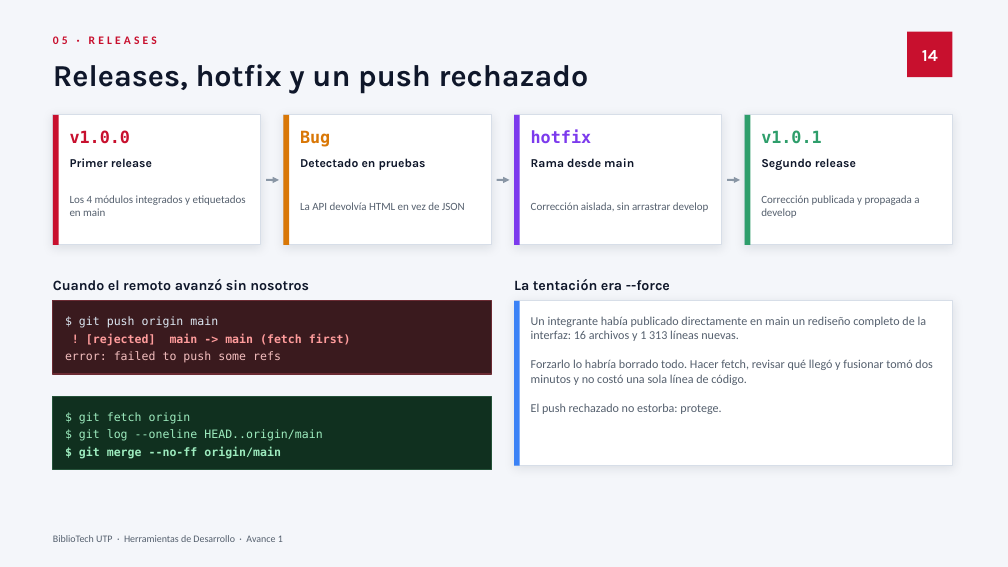
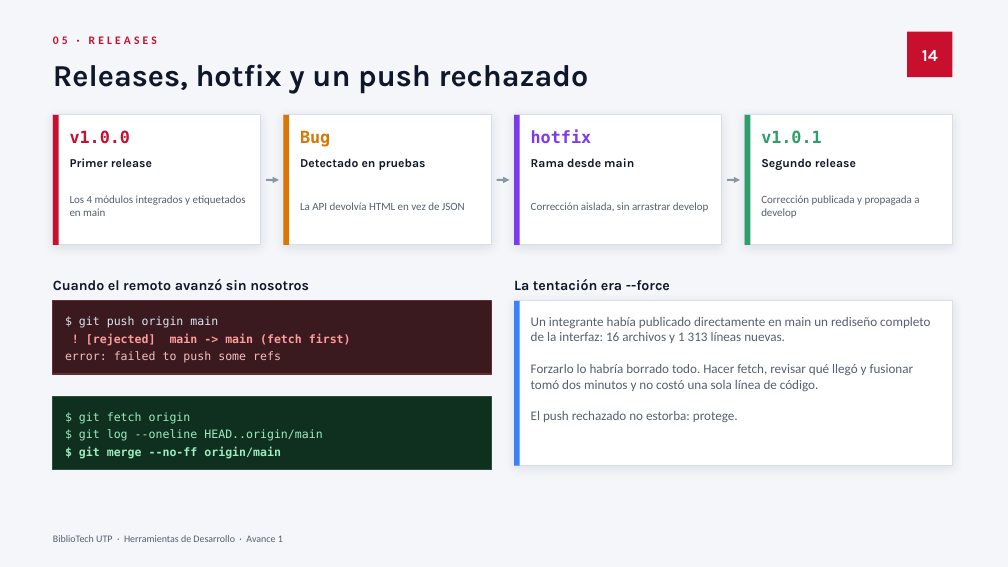
Before and after one commit to nocompe/Herramienta-de-desarrollo-biblioteca, a slide deck: slide 14 of docs/Avance1-BiblioTech-UTP.pptx. Drawn at 1008x567 pixels with LibreOffice and Linux fonts; fonts in the diff are those of the drawing. Boxes give left, top, right and bottom in pixels: in the first picture for what was removed or moved away, otherwise in the second. Text is boxed around its words. In the diff, an @@ line names an element or a change of style, - is before the commit and + after.

Commit message:
docs: rehacer el diagrama de arquitectura y actualizar informe y presentacion
- El diagrama de arquitectura dejaba una franja vacia bajo el panel de
  herramientas; se reorganiza para ocupar todo el lienzo.
- Diagrama To Be: la etiqueta "git push" quedaba lejos de las flechas.
- Informe Word regenerado con los diagramas corregidos e indice actualizado.
- Presentacion con ajustes de separacion y equilibrio en 5, 9, 13, 14 y 16.

```diff
--- a/docs/Avance1-BiblioTech-UTP.pptx
+++ b/docs/Avance1-BiblioTech-UTP.pptx
@@ text "Un integrante había publicado directamente ..." at box(531, 317, 930, 422): size 11.5 to 12.5 pt @@
```
Also in this commit, not shown: 4 other slides changed, 3 other files.
